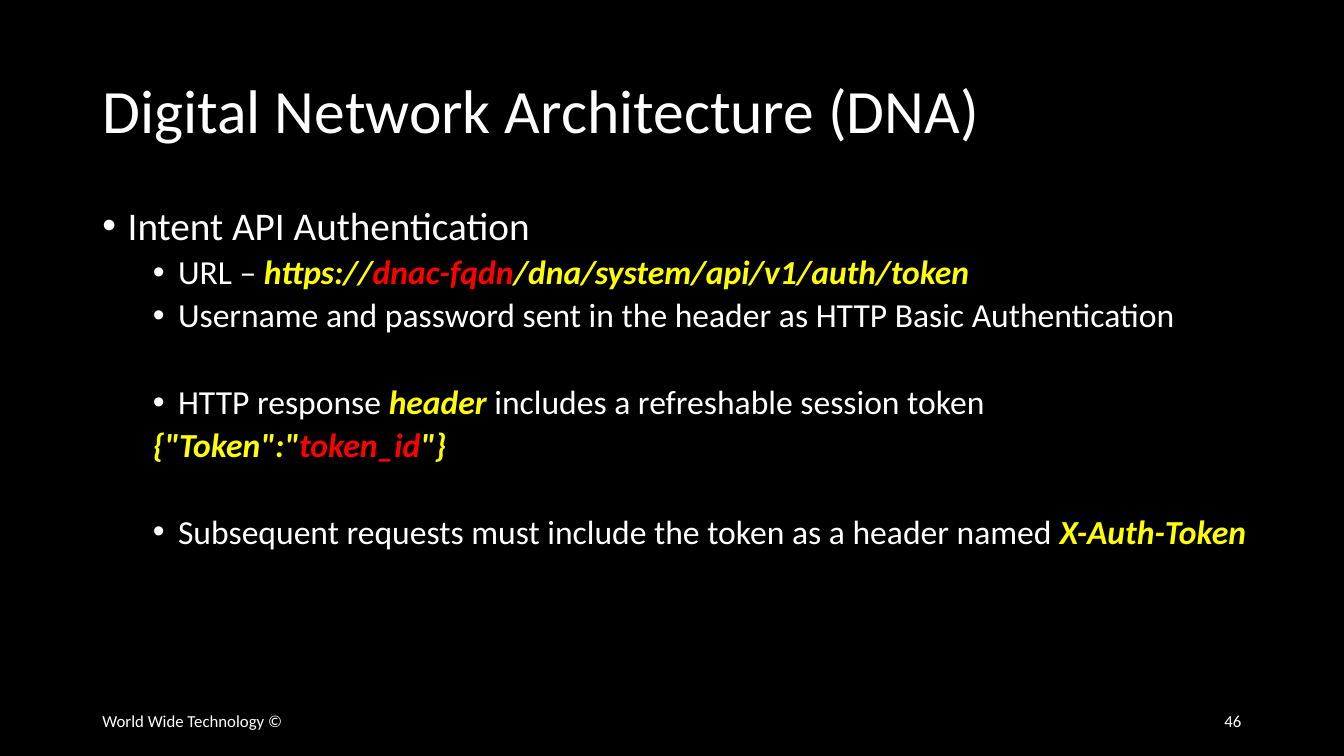
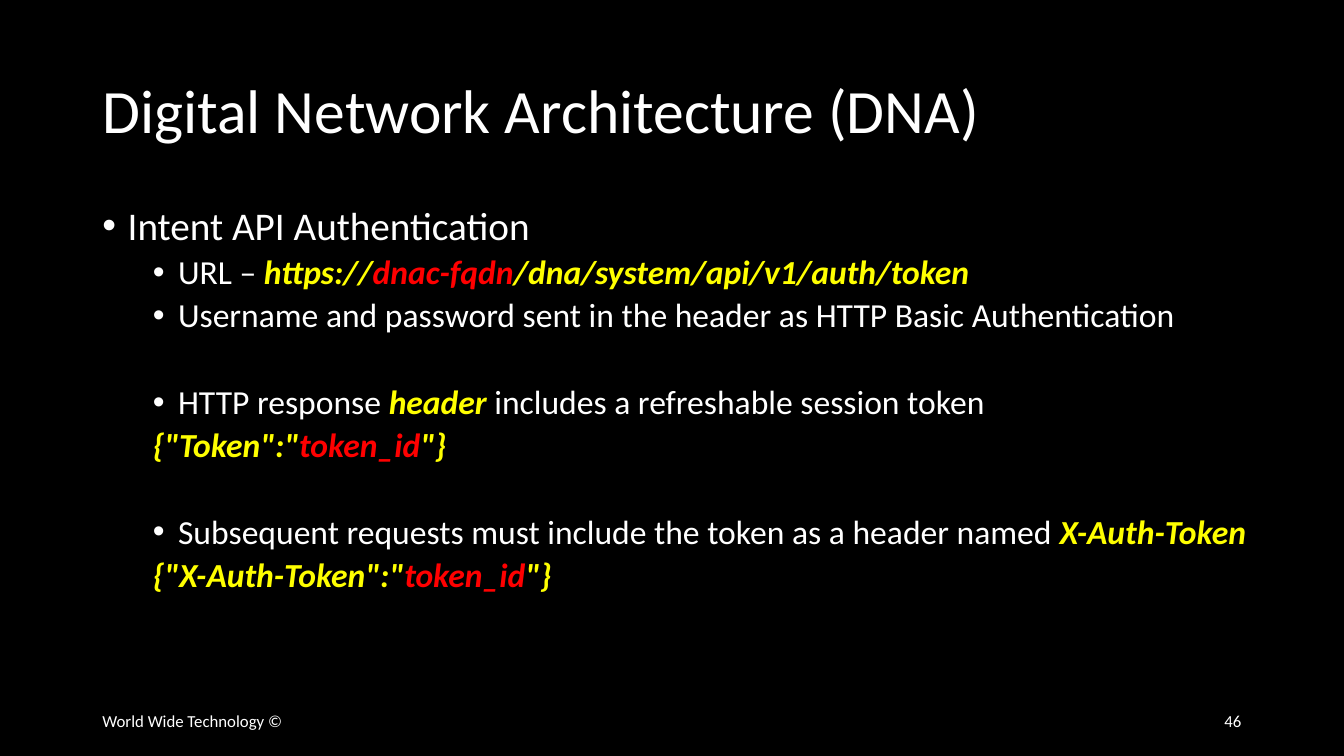
Before and after one commit to wwt/curl-requests-foundations, a slide deck: slide 46 of curl-requests-foundations.pptx. Drawn at 1344x756 pixels with LibreOffice and Linux fonts; fonts in the diff are those of the drawing. Boxes give left, top, right and bottom in pixels: in the first picture for what was removed or moved away, otherwise in the second. Text is boxed around its words. In the diff, an @@ line names an element or a change of style, - is before the commit and + after.

```diff
--- a/curl-requests-foundations.pptx
+++ b/curl-requests-foundations.pptx
@@ text at bbox=[153, 562, 552, 592]: paragraph added @@
+  {"X-Auth-Token":"token_id"}
```
Also in this commit, not shown: 3 other slides changed.
